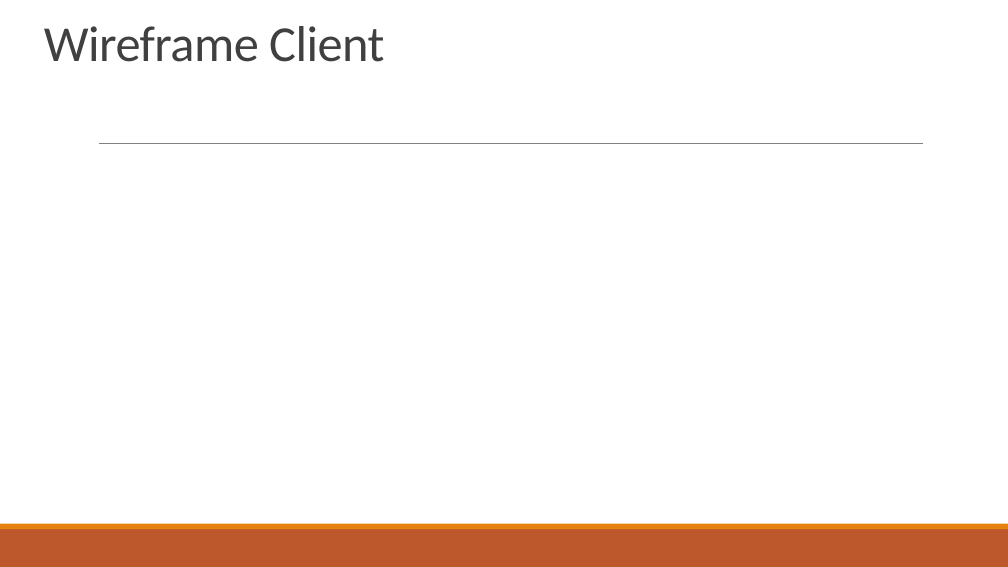
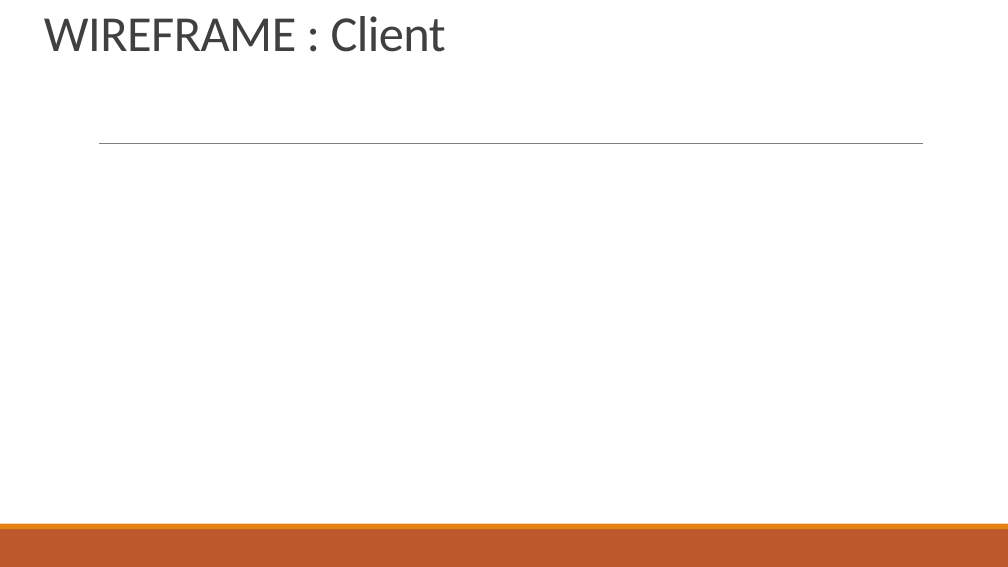
Before and after one commit to MaheswaraAW/-PPL4611, a slide deck: slide 11 of Aplikasi Catalog Board Game.pptx. Drawn at 1008x567 pixels with LibreOffice and Linux fonts; fonts in the diff are those of the drawing; background and template pictures are left out. Boxes give left, top, right and bottom in pixels: in the first picture for what was removed or moved away, otherwise in the second. Text is boxed around its words. In the diff, an @@ line names an element or a change of style, - is before the commit and + after.

```diff
--- a/Aplikasi Catalog Board Game.pptx
+++ b/Aplikasi Catalog Board Game.pptx
@@ title at (44,16,446,52): text changed @@
-Wireframe Client
+WIREFRAME : Client
```
Also in this commit, not shown: 12 other slides changed, 1 slide added, 1 slide removed.
